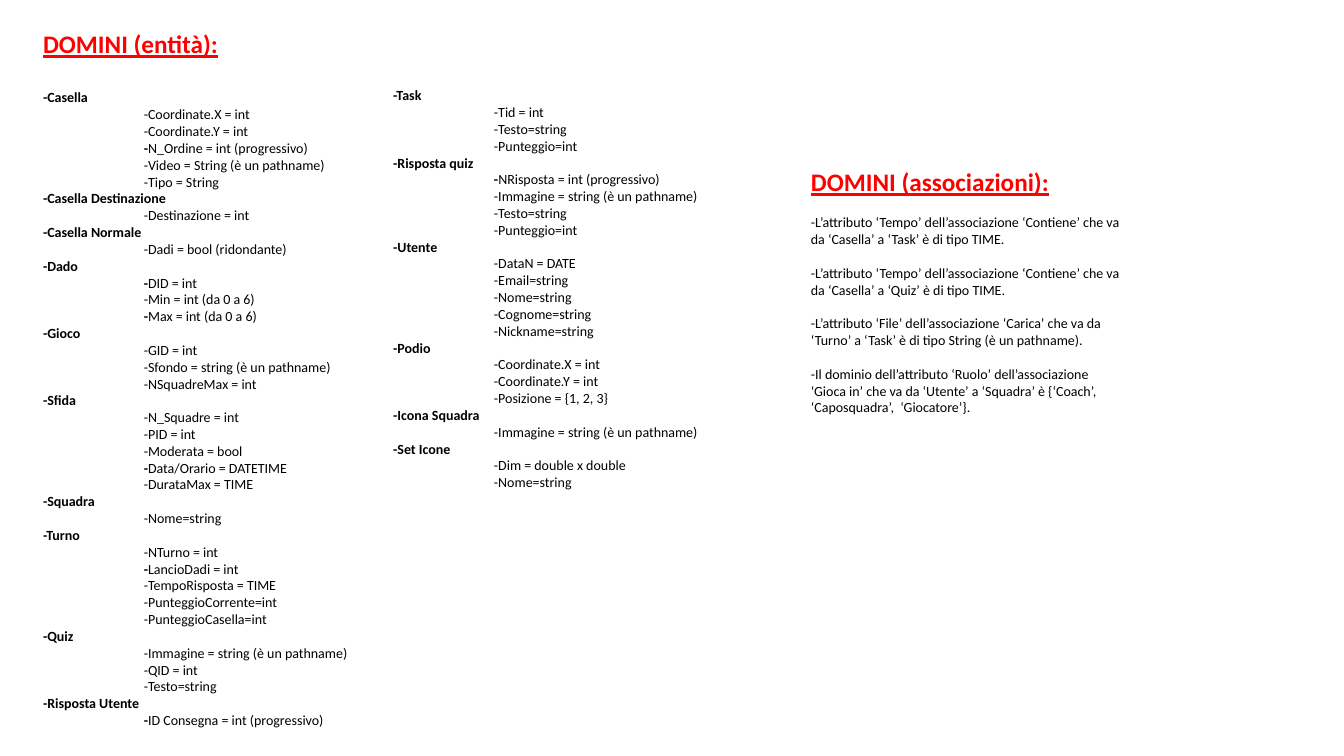
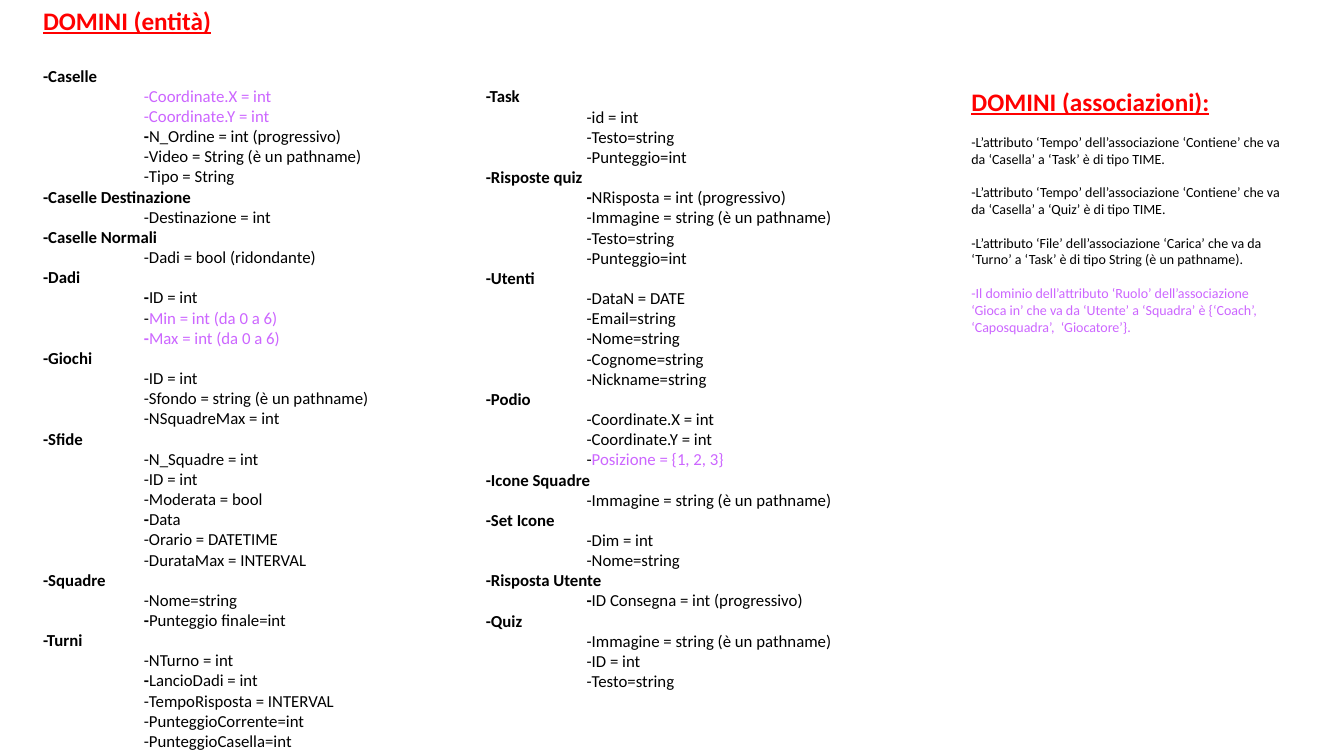
Before and after one commit to DavideGit-cs/BD_Progetto_Gruppo11, a slide deck: slide 3 of Vincoli_Domini_BDProgetto_finale.pptx. Drawn at 1344x756 pixels with LibreOffice and Linux fonts; fonts in the diff are those of the drawing. Boxes give left, top, right and bottom in pixels: in the first picture for what was removed or moved away, otherwise in the second. Text is boxed around its words. In the diff, an @@ line names an element or a change of style, - is before the commit and + after.

```diff
--- a/Vincoli_Domini_BDProgetto_finale.pptx
+++ b/Vincoli_Domini_BDProgetto_finale.pptx
@@ text "DOMINI (entità)": place and size @@
-text "DOMINI (entità)" at box(43, 34, 347, 728)
+text "DOMINI (entità)" at box(43, 11, 368, 750)
@@ text at box(43, 11, 211, 82): text changed @@
-DOMINI (entità):
--Casella
+DOMINI (entità)
+-Caselle
@@ text at box(486, 90, 831, 690): text changed; size 10 to 12 pt @@
--Risposta quiz
+-Risposte quiz
@@ text at box(486, 90, 831, 690): text changed; size 10 to 12 pt @@
--Utente
+-Utenti
@@ text "-Task": place and size @@
-text "-Task" at box(393, 90, 697, 490)
+text "-Task" at box(486, 90, 831, 690)
@@ text "DOMINI (associazioni):": place and size @@
-text "DOMINI (associazioni):" at box(811, 172, 1119, 415)
+text "DOMINI (associazioni):" at box(971, 92, 1280, 267)
@@ text "DOMINI (associazioni):" at box(971, 92, 1280, 267): text colour #000000 to #CC66FF in "-Il dominio dell’attributo ‘Ruolo’ dell’associazione ‘Gioca  ..." @@
@@ text at box(144, 90, 368, 750): size 10 to 12 pt in "-Coordinate.X = int", "-Coordinate.Y = int", "-N_Ordine = int (progressivo)", "-Video = String (è un pathname)" and 14 more places; text colour #000000 to #CC66FF in "-Coordinate.X = int", "-Coordinate.Y = int", "-Min = int (da 0 a 6)", "-Max = int (da 0 a 6)" @@
@@ text at box(486, 90, 831, 569): size 10 to 12 pt in "-Task", "-Testo=string", "-Punteggio=int", "-NRisposta = int (progressivo)" and 15 more places; text colour #000000 to #CC66FF in "-Posizione = {1, 2, 3}" @@
@@ text at box(587, 111, 638, 123): text changed; size 10 to 12 pt @@
--Tid = int
+-id = int
@@ text at box(43, 191, 191, 203): text changed; size 10 to 12 pt @@
--Casella Destinazione
+-Caselle Destinazione
@@ text at box(43, 231, 157, 243): text changed; size 10 to 12 pt @@
--Casella Normale
+-Caselle Normali
@@ text at box(43, 271, 197, 303): text changed; size 10 to 12 pt; bold on @@
--Dado
--DID = int
+-Dadi
+-ID = int
@@ text at box(43, 352, 197, 384): text changed; size 10 to 12 pt; bold on @@
--Gioco
--GID = int
+-Giochi
+-ID = int
@@ text at box(43, 433, 83, 445): text changed; size 10 to 12 pt @@
--Sfida
+-Sfide
@@ text at box(144, 473, 197, 485): text changed; size 10 to 12 pt @@
--PID = int
+-ID = int
@@ text at box(486, 474, 590, 489): text changed; size 10 to 12 pt @@
--Icona Squadra
+-Icone Squadre
@@ text at box(43, 514, 306, 589): text changed; size 10 to 12 pt @@
--Data/Orario = DATETIME
--DurataMax = TIME
--Squadra
+-Data
+-Orario = DATETIME
+-DurataMax = INTERVAL
+-Squadre
@@ text at box(587, 534, 653, 546): text changed; size 10 to 12 pt @@
--Dim = double x double
+-Dim = int
@@ text at box(486, 574, 831, 690): paragraphs added @@
+-Risposta Utente
+-ID Consegna = int (progressivo)
+-Quiz
+-Immagine = string (è un pathname)
+-ID = int
+-Testo=string
@@ text at box(43, 614, 285, 646): text changed; size 10 to 12 pt; bold off @@
--Turno
+-Punteggio finale=int
+-Turni
@@ text at box(43, 631, 347, 728): paragraphs removed @@
--Quiz
--Immagine = string (è un pathname)
--QID = int
--Testo=string
--Risposta Utente
--ID Consegna = int (progressivo)
@@ text at box(144, 695, 334, 710): text changed; size 10 to 12 pt @@
--TempoRisposta = TIME
+-TempoRisposta = INTERVAL
```
Also in this commit, not shown: 12 other slides changed, 3 slides added, 1 slide removed, 3 other files.
